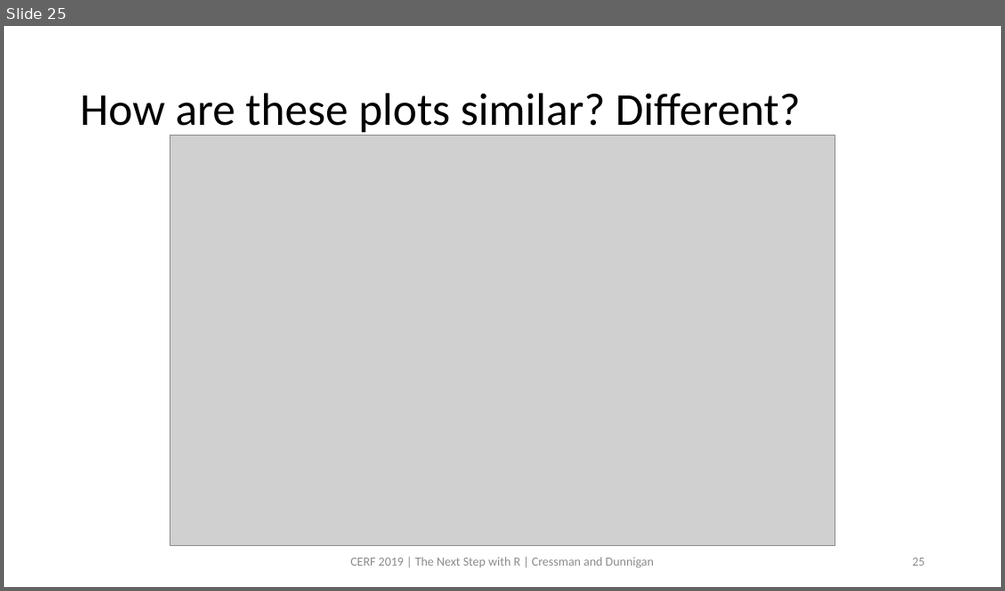
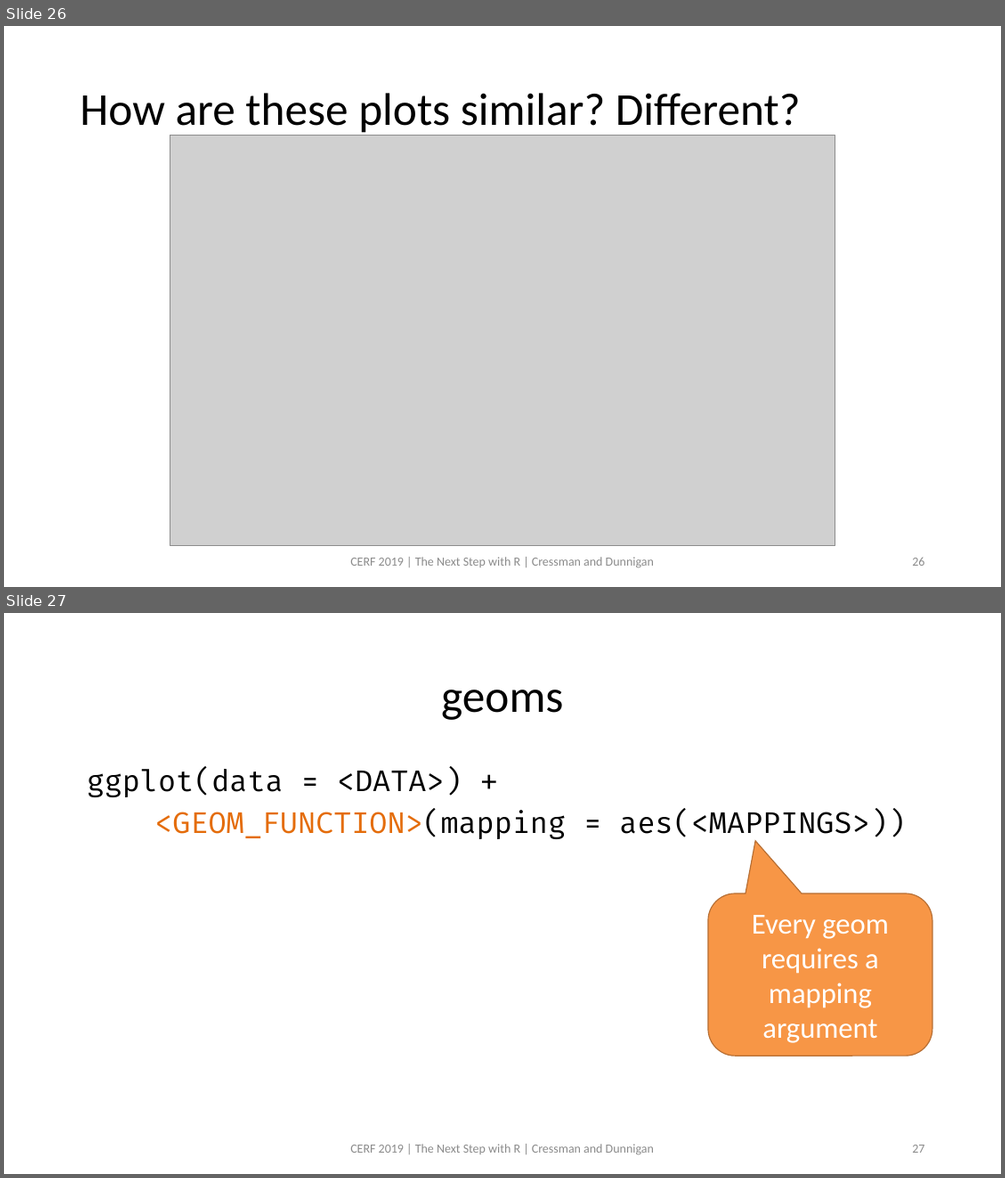
Before and after one commit to swmpkim/2019_CERF, a slide deck: slides/01_Visualize.pptx. Shown one above the other, each under a label of ours: slide 25 before the commit, slides 26 and 27 after it. The pictures are 1005x591 and 1005x1178 pixels, drawn with LibreOffice and Linux fonts; fonts in the diff are those of the drawing; grey boxes stand for pictures. Boxes give left, top, right and bottom in pixels: in the first picture for what was removed or moved away, otherwise in the second. Text is boxed around its words. In the diff, an @@ line names an element or a change of style, - is before the commit and + after.

```diff
--- a/slides/01_Visualize.pptx
+++ b/slides/01_Visualize.pptx
@@ slide 27 added at (4, 613, 1001, 1174), background #FFFFFF @@
@@ title added at (441, 690, 563, 720), 44 pt, text #000000 @@
+geoms
@@ text added at (87, 768, 906, 841), 28 pt, text #000000 @@
+ggplot(data = <DATA>) +
+<GEOM_FUNCTION>(mapping = aes(<MAPPINGS>))
@@ rounded speech box added at (708, 893, 933, 1055), fill #F79646, outline #B76F34 1 pt, 28 pt, text #FFFFFF @@
+Every geom requires a mapping argument
@@ text added at (350, 1143, 654, 1155), 12 pt, text #8C8C8C @@
+CERF 2019 | The Next Step with R | Cressman and Dunnigan
@@ page number added at (912, 1144, 924, 1152), 12 pt, text #8C8C8C @@
+27
@@ what was slide 25 is now slide 26 @@
```
Also in this commit, not shown: 17 other slides added, 1 other file.
